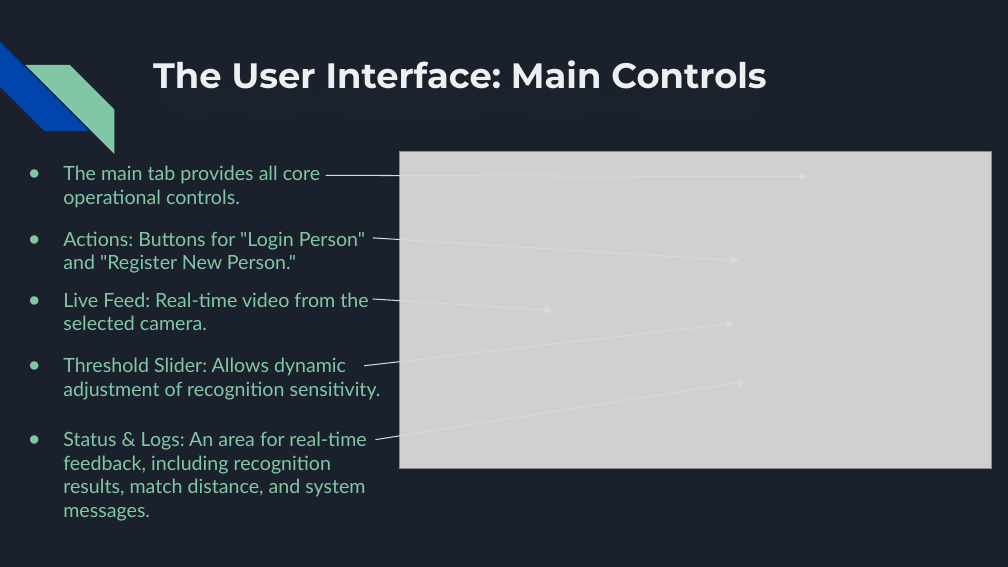
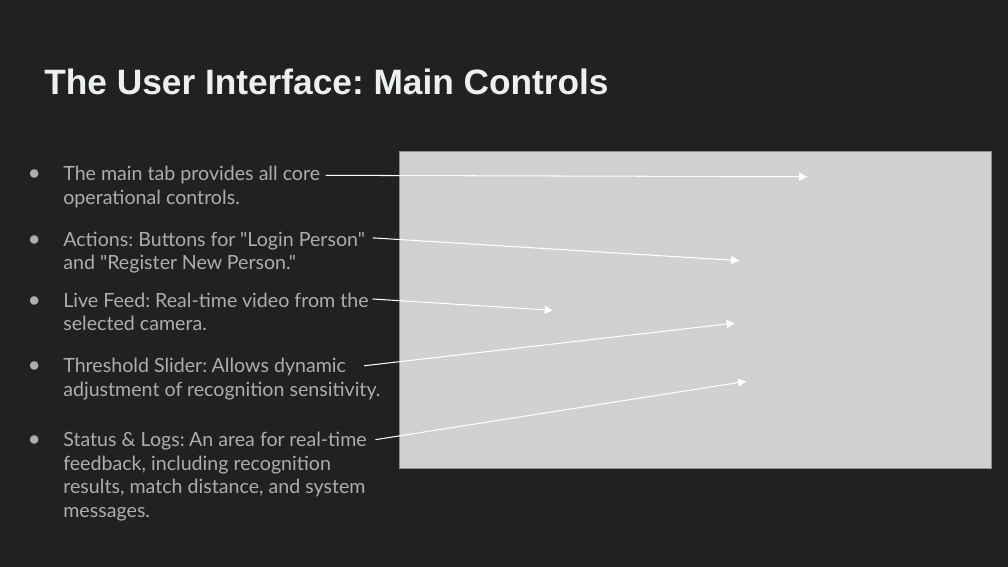
Before and after one commit to AhmedKamal75/Graduation_Project, a slide deck: slide 17 of Real-Time Face Recognition System with Custom-Trained Deep Learning Models.pptx (slide 11 before the commit). Drawn at 1008x567 pixels with LibreOffice and Linux fonts; fonts in the diff are those of the drawing; grey boxes stand for pictures. Boxes give left, top, right and bottom in pixels: in the first picture for what was removed or moved away, otherwise in the second. Text is boxed around its words. In the diff, an @@ line names an element or a change of style, - is before the commit and + after.

```diff
--- a/Real-Time Face Recognition System with Custom-Trained Deep Learning Models.pptx
+++ b/Real-Time Face Recognition System with Custom-Trained Deep Learning Models.pptx
@@ background #1B212C to #212121 @@
@@ diag stripe removed at (0, 42, 89, 131) @@
@@ title "The User Interface: Main Controls": place and size @@
-title "The User Interface: Main Controls" at (153, 60, 766, 89)
+title "The User Interface: Main Controls" at (44, 68, 609, 95)
@@ title "The User Interface: Main Controls" at (44, 68, 609, 95): font Montserrat to Arial @@
@@ diag stripe removed at (25, 65, 114, 153) @@
@@ arrow (326, 175) - (807, 176): stroke #D9D9D9 0.75 pt to #FFFFFF 0.75 pt @@
@@ arrow (373, 238) - (739, 261): stroke #D9D9D9 0.75 pt to #FFFFFF 0.75 pt @@
@@ arrow (373, 299) - (553, 310): stroke #D9D9D9 0.75 pt to #FFFFFF 0.75 pt @@
@@ arrow (364, 366) - (735, 324): stroke #D9D9D9 0.75 pt to #FFFFFF 0.75 pt @@
@@ arrow (375, 439) - (746, 381): stroke #D9D9D9 0.75 pt to #FFFFFF 0.75 pt @@
@@ text colour #82C7A5 to #ADADAD; bullet colour #82C7A5 to #ADADAD in 5 elements at (63, 165, 320, 208), (63, 232, 365, 273), (63, 292, 368, 330), (63, 357, 381, 400), (63, 431, 366, 497) @@
```
Also in this commit, not shown: 10 other slides changed, 11 slides added, 6 slides removed, 5 other files.
